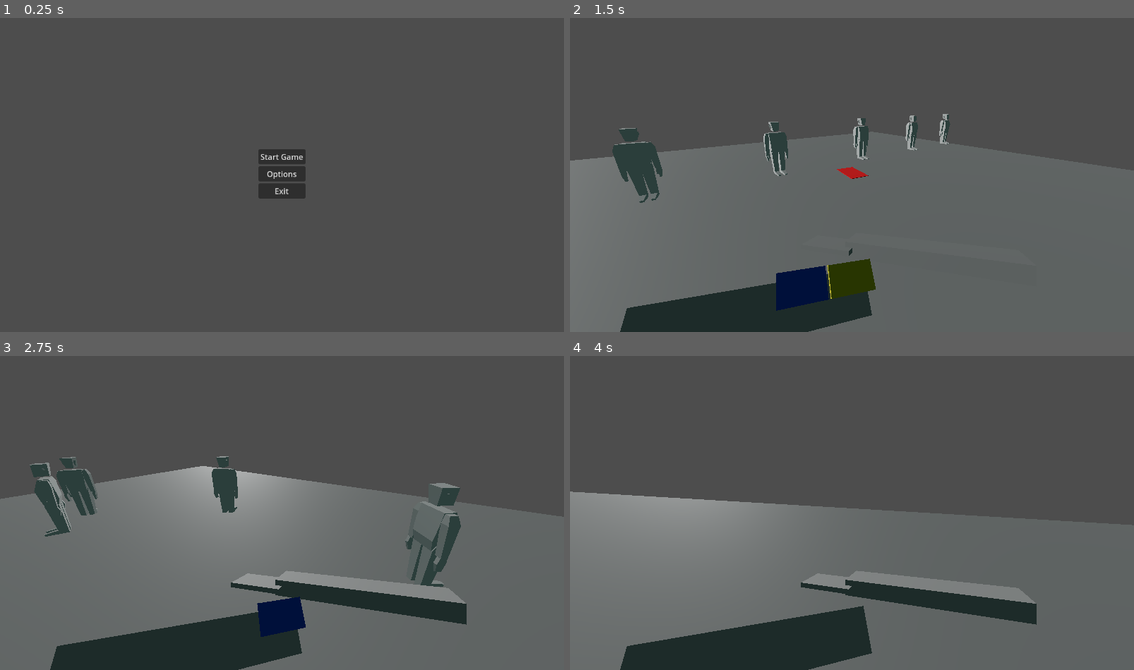
Above: before the commit, frames 1-4 (two rows, left to right).
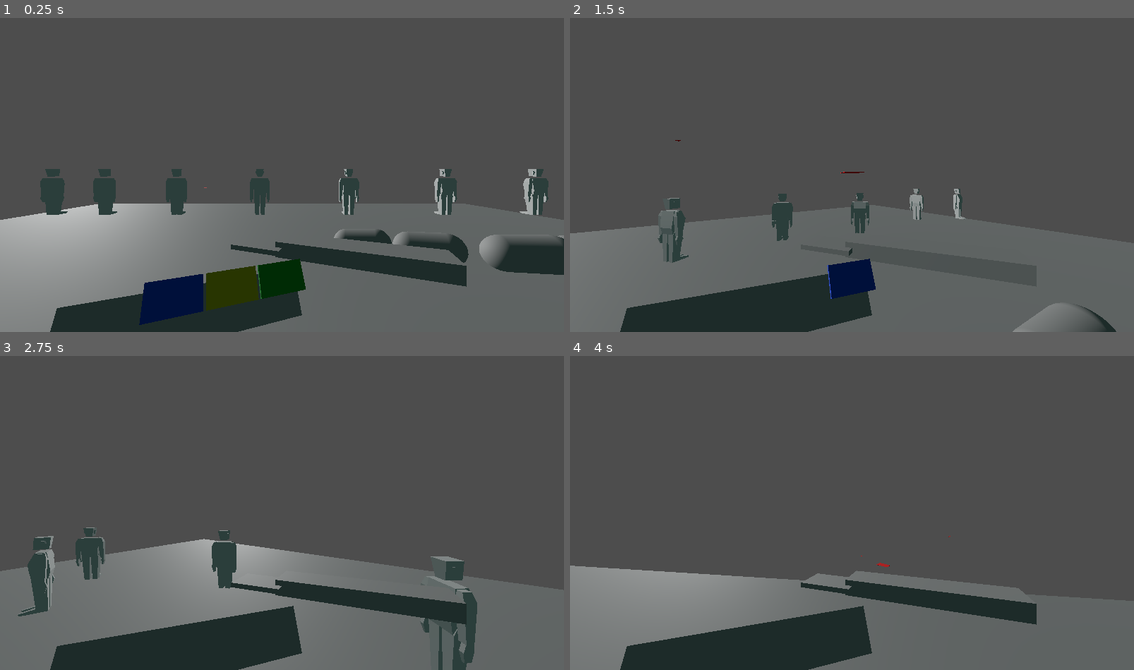
Above: after the commit, the same moments.

Repository: BlackBrad/network-ninja
Game: Godot game, scene res://scenes/test_level.tscn
Two runs of this game, one before a commit and one after it. Both use one fixed random seed, a clock stepped at 60 frames per second and the inputs below. Before the commit the project starts from res://scenes/main_menu.tscn.
Inputs (mouse positions are in pixels of both pictures, inside the frame that each line leads up to):
- Up to frame 1 (0.25 s): no input
- Up to frame 2 (1.5 s): click (852, 156) at 0.5 s, where only the run before the commit has a clickable "Start Game"; tap Enter (ui_accept) at 1.25 s; move the mouse to (880, 171) at 1.27 s; hold W (move_forward) from 1.28 s (still down); click (880, 171) at 1.35 s
- Up to frame 3 (2.75 s): keep holding W (move_forward); tap Enter (ui_accept) at 1.52, 2.27 s; move the mouse to (253, 513) at 2.02 s; click (253, 513) at 2.1 s
- Up to frame 4 (4 s): keep holding W (move_forward); move the mouse to (863, 506) at 2.77 s; click (863, 506) at 2.85 s; move the mouse to (846, 516) at 3.52 s; click (846, 516) at 3.6 s; tap Enter (ui_accept) at 3.77 s

The runs differ from the first frame. In frame 1, 32% of the frame differs, in the area x 0-100%, y 41-100%; in frame 2, 14%; in frame 3, 26%; in frame 4, 15%.

Commit message:
Add simulation for networked attendees

Diff:
--- a/project.godot
+++ b/project.godot
@@ -11,7 +11,7 @@
 [application]
 
 config/name="Network-ninja"
-run/main_scene="res://scenes/main_menu.tscn"
+run/main_scene="res://scenes/test_level.tscn"
 config/features=PackedStringArray("4.1", "GL Compatibility")
 config/icon="res://icon.svg"
 
@@ -60,6 +60,11 @@
 "events": [Object(InputEventKey,"resource_local_to_scene":false,"resource_name":"","device":-1,"window_id":0,"alt_press …(182 unchanged characters)…
 ]
 }
+trigger_seagal={
+"deadzone": 0.5,
+"events": [Object(InputEventKey,"resource_local_to_scene":false,"resource_name":"","device":-1,"window_id":0,"alt_pressed":false,"shift_pressed":false,"ctrl_pressed":false,"meta_pressed":false,"pressed":false,"keycode":0,"physical_keycode":4194332,"key_label":0,"unicode":0,"echo":false,"script":null)
+]
+}
 
 [rendering]
 
--- a/scenes/atendee.tscn
+++ b/scenes/atendee.tscn
@@ -25,7 +25,7 @@
 shape = SubResource("CapsuleShape3D_fygdp")
 
 [node name="Mesh" parent="." instance=ExtResource("2_abf0s")]
-transform = Transform3D(1, 0, 0, 0, 1, 0, 0, 0, 1, 0, -1, 0)
+transform = Transform3D(-1, 0, -8.74228e-08, 0, 1, 0, 8.74228e-08, 0, -1, 0, -1, 0)
 
 [node name="NetworkedVisualization" type="Node3D" parent="."]
 transform = Transform3D(1, 0, 0, 0, 1, 0, 0, 0, 1, 0, -1, 0)
--- /dev/null
+++ b/scenes/atendee_rigid_body.tscn
@@ -0,0 +1,18 @@
+[gd_scene load_steps=4 format=3 uid="uid://ccic0h7h7ikyr"]
+
+[ext_resource type="Script" path="res://scripts/atendee_rigid_body.gd" id="1_ovjr0"]
+[ext_resource type="PackedScene" uid="uid://chnweoc7cjafl" path="res://assets/WIP_victim/WIP_victim.gltf" id="2_iayht"]
+
+[sub_resource type="CapsuleShape3D" id="CapsuleShape3D_fygdp"]
+
+[node name="RigidBody3D" type="RigidBody3D"]
+mass = 60.0
+script = ExtResource("1_ovjr0")
+
+[node name="CollisionShape3D" type="CollisionShape3D" parent="."]
+shape = SubResource("CapsuleShape3D_fygdp")
+
+[node name="Mesh" parent="." instance=ExtResource("2_iayht")]
+transform = Transform3D(-1, 0, -8.74228e-08, 0, 1, 0, 8.74228e-08, 0, -1, 0, -1, 0)
+
+[node name="PullPoint" type="Node3D" parent="."]
--- a/scenes/player.tscn
+++ b/scenes/player.tscn
@@ -39,16 +39,12 @@
 
 [node name="BusinessCardViewModel0" parent="Pivot/LeftArm" instance=ExtResource("2_cvu7a")]
 transform = Transform3D(0.234941, -6.98492e-09, -5.58794e-08, 6.55651e-07, 0.213042, 5.96046e-08, 5.51343e-07, -4.09782e-08, 0.677986, 0.411926, 0.854376, -0.329046)
-skeleton = NodePath("..")
 
 [node name="BusinessCardViewModel2" parent="Pivot/LeftArm" instance=ExtResource("2_cvu7a")]
 transform = Transform3D(0.234941, -6.98492e-09, -6.51926e-08, 6.55651e-07, 0.213042, 5.96046e-08, 5.51343e-07, -4.84288e-08, 0.677986, 0.163058, 0.854375, -0.329046)
-skeleton = NodePath("..")
 
 [node name="BusinessCardViewModel3" parent="Pivot/LeftArm" instance=ExtResource("2_cvu7a")]
 transform = Transform3D(0.234941, -8.3819e-09, -7.63685e-08, 6.55651e-07, 0.213042, 1.19209e-07, 5.51343e-07, -5.21541e-08, 0.677986, -0.0852501, 0.854374, -0.329046)
-skeleton = NodePath("..")
 
 [node name="BusinessCardViewModel4" parent="Pivot/LeftArm" instance=ExtResource("2_cvu7a")]
 transform = Transform3D(0.234941, -9.77889e-09, -8.9407e-08, 6.55651e-07, 0.213042, 1.19209e-07, 5.51343e-07, -5.58794e-08, 0.677986, -0.335209, 0.854374, -0.329046)
-skeleton = NodePath("..")
--- a/scenes/test_level.tscn
+++ b/scenes/test_level.tscn
@@ -9,9 +9,34 @@
 ambient_light_source = 2
 ambient_light_color = Color(0.243137, 0.341176, 0.329412, 1)
 
+[sub_resource type="Curve3D" id="Curve3D_mc72t"]
+_data = {
+"points": PackedVector3Array(0, 0, 0, 0, 0, 0, 0.519705, 0.0187464, 0.643884, -0.19832, -0.0662155, 0.0487156, 0.19832, 0.0662155, -0.0487156, 1.60011, 0.13924, 1.07206, 0, 0, 0, 0, 0, 0, 1.76395, 0.682754, 0.426758, 0, 0, 0, 0, 0, 0, 0.652574, 0.411345, 0.0717184),
+"tilts": PackedFloat32Array(0, 0, 0, 0)
+}
+point_count = 4
+
+[sub_resource type="CapsuleMesh" id="CapsuleMesh_efkhg"]
+
 [node name="test_level" type="Node3D"]
 
-[node name="Ground" type="CSGBox3D" parent="."]
+[node name="pull_point" type="Node3D" parent="."]
+transform = Transform3D(1, 0, 0, 0, 1, 0, 0, 0, 1, 0, 0, 20.5802)
+
+[node name="CSGCombiner3D" type="CSGCombiner3D" parent="."]
+use_collision = true
+
+[node name="CSGBox3D" type="CSGBox3D" parent="CSGCombiner3D"]
+transform = Transform3D(1, 0, 0, 0, 1, 0, 0, 0, 1, 0, 4, 15)
+size = Vector3(30, 8, 1)
+
+[node name="CSGBox3D2" type="CSGBox3D" parent="CSGCombiner3D"]
+transform = Transform3D(1, 0, 0, 0, 1, 0, 0, 0, 1, 0, 2, 15)
+operation = 2
+size = Vector3(3, 4, 2)
+
+[node name="Ground" type="CSGBox3D" parent="CSGCombiner3D"]
+transform = Transform3D(1, 0, 0, 0, 1, 0, 0, 0, 1, 0, -0.1, 0)
 use_collision = true
 size = Vector3(30, 0.2, 30)
 
@@ -55,3 +80,42 @@
 stream = ExtResource("4_h6h16")
 volume_db = -28.403
 autoplay = true
+
+[node name="Path3D" type="Path3D" parent="."]
+transform = Transform3D(1, 0, 0, 0, 1, 0, 0, 0, 1, 0, 2, 0)
+curve = SubResource("Curve3D_mc72t")
+
+[node name="PathFollow3D" type="PathFollow3D" parent="Path3D"]
+transform = Transform3D(-0.368428, -0.0958741, -0.924699, 3.72528e-09, 0.994667, -0.103129, 0.929654, -0.0379956, -0.366465, 0.519705, 0.0187464, 0.643884)
+
+[node name="MeshInstance3D" type="MeshInstance3D" parent="Path3D/PathFollow3D"]
+transform = Transform3D(0.179043, -3.72529e-09, 3.72529e-09, 3.72529e-09, 3.25963e-09, -0.179043, 0, 0.179043, -2.37487e-08, 0, 0, 0)
+mesh = SubResource("CapsuleMesh_efkhg")
+skeleton = NodePath("../..")
+
+[node name="PathFollow3D2" type="PathFollow3D" parent="Path3D"]
+transform = Transform3D(-0.262179, -0.355349, -0.897211, -0.706568, 0.703936, -0.0723301, 0.657281, 0.614978, -0.435638, 0.84043, 0.0419319, 0.80732)
+progress = 0.361258
+
+[node name="MeshInstance3D" type="MeshInstance3D" parent="Path3D/PathFollow3D2"]
+transform = Transform3D(0.179043, -3.72529e-09, 3.72529e-09, 3.72529e-09, 3.25963e-09, -0.179043, 0, 0.179043, -2.37487e-08, 0, 0, 0)
+mesh = SubResource("CapsuleMesh_efkhg")
+skeleton = NodePath("../..")
+
+[node name="PathFollow3D3" type="PathFollow3D" parent="Path3D"]
+transform = Transform3D(-0.193728, -0.327184, -0.924888, -0.699967, 0.706652, -0.103365, 0.687392, 0.627368, -0.365918, 1.2148, 0.0768277, 0.975483)
+progress = 0.778199
+
+[node name="MeshInstance3D" type="MeshInstance3D" parent="Path3D/PathFollow3D3"]
+transform = Transform3D(0.179043, -3.72529e-09, 3.72529e-09, 3.72529e-09, 3.25963e-09, -0.179043, 0, 0.179043, -2.37487e-08, 0, 0, 0)
+mesh = SubResource("CapsuleMesh_efkhg")
+skeleton = NodePath("../..")
+
+[node name="PathFollow3D4" type="PathFollow3D" parent="Path3D"]
+transform = Transform3D(-0.0678135, -0.275374, -0.958942, -0.682583, 0.713804, -0.156709, 0.727649, 0.643933, -0.236373, 1.44778, 0.106751, 1.05644)
+progress = 1.01599
+
+[node name="MeshInstance3D" type="MeshInstance3D" parent="Path3D/PathFollow3D4"]
+transform = Transform3D(0.179043, -3.72529e-09, 3.72529e-09, 3.72529e-09, 3.25963e-09, -0.179043, 0, 0.179043, -2.37487e-08, 0, 0, 0)
+mesh = SubResource("CapsuleMesh_efkhg")
+skeleton = NodePath("../..")
--- a/scripts/atendee.gd
+++ b/scripts/atendee.gd
@@ -1,5 +1,6 @@
 extends CharacterBody3D
 
+var atendee_rigid_body_prefab = preload("res://scenes/atendee_rigid_body.tscn")
 
 const SPEED = 2.0
 const JUMP_VELOCITY = 4.5
@@ -9,6 +10,8 @@
 
 var _input_dir = Vector2(0, 0)
 var is_networked = false
+var is_observing = false
+var target_to_observe = null
 
 func _ready():
 	update_is_networked()
@@ -22,21 +25,49 @@
 	if not is_on_floor():
 		velocity.y -= gravity * delta
 
-	# Get the input direction and handle the movement/deceleration.
-	# As good practice, you should replace UI actions with custom gameplay actions.
-	var direction = (transform.basis * Vector3(_input_dir.x, 0, _input_dir.y)).normalized()
-	if direction:
-		velocity.x = direction.x * SPEED
-		velocity.z = direction.z * SPEED
+	if is_observing:
+		if target_to_observe == null:
+			# Find nearest attendee who is networked
+			var taken_attendees = get_tree().get_nodes_in_group("taken_attendees")
+			print(taken_attendees)
+			var closest = null
+			var closest_dist = 1000.0
+			for attendee in taken_attendees:
+				var dist = (attendee.global_position - global_position).length()
+				if dist < closest_dist:
+					closest = attendee
+					closest_dist = dist
+
+			# Set to target to observe
+			target_to_observe = closest
+			print("Setting Observing to %s" % closest)
+
+		# Zero velocity
+		velocity.x = 0
+		velocity.z = 0
+
+		# Look at target to observe in horror
+		if target_to_observe:
+			print("Observing %s" % target_to_observe)
+			$Mesh.look_at(target_to_observe.global_position, Vector3.UP, true)
+			$Mesh.rotation.x = 0.0
+			$Mesh.rotation.z = 0.0
 	else:
-		velocity.x = move_toward(velocity.x, 0, SPEED)
-		velocity.z = move_toward(velocity.z, 0, SPEED)
+		# Get the input direction and handle the movement/deceleration.
+		# As good practice, you should replace UI actions with custom gameplay actions.
+		var direction = (transform.basis * Vector3(_input_dir.x, 0, _input_dir.y)).normalized()
+		if direction:
+			velocity.x = direction.x * SPEED
+			velocity.z = direction.z * SPEED
+		else:
+			velocity.x = move_toward(velocity.x, 0, SPEED)
+			velocity.z = move_toward(velocity.z, 0, SPEED)
 
-	move_and_slide()
+		move_and_slide()
 
-	# Face direction of motion
-	if Vector3(velocity.x, 0.0, velocity.z).length() > 0.2:
-		$Mesh.look_at($Mesh.global_position - velocity.normalized())
+		# Face direction of motion
+		if Vector3(velocity.x, 0.0, velocity.z).length() > 0.2:
+			$Mesh.look_at($Mesh.global_position - velocity.normalized())
 
 
 func _on_timer_timeout():
@@ -47,5 +78,18 @@
 
 	$Timer.wait_time = randf_range(1, 5)
 
+func _on_seagal():
+	if is_networked:
+		replace_with_rigid_body()
+	else:
+		is_observing = true
+
 func update_is_networked():
 	$NetworkedVisualization.visible = is_networked
+
+func replace_with_rigid_body():
+	var attendee_rigid_body = atendee_rigid_body_prefab.instantiate()
+	get_parent().add_child(attendee_rigid_body)
+	attendee_rigid_body.transform = transform
+	attendee_rigid_body.add_to_group("taken_attendees")
+	queue_free()
--- /dev/null
+++ b/scripts/atendee_rigid_body.gd
@@ -0,0 +1,7 @@
+extends RigidBody3D
+
+func _physics_process(delta):
+	var pull_point = get_node("/root/test_level/pull_point").global_position
+	var diff = pull_point - global_position
+	var direction = diff.normalized()
+	apply_force(direction * 1000, $PullPoint.position)
--- a/scripts/player.gd
+++ b/scripts/player.gd
@@ -68,6 +68,9 @@
 		_end_drag = _relative_mouse_motion
 		handle_business_card()
 
+	if Input.is_action_just_pressed("trigger_seagal"):
+		get_tree().call_group("attendees", "_on_seagal")
+
 	# Get the input direction and handle the movement/deceleration.
 	# As good practice, you should replace UI actions with custom gameplay actions.
 	var input_dir = Input.get_vector("move_left", "move_right", "move_forward", "move_backward")
--- /dev/null
+++ b/settings.cfg
@@ -0,0 +1,5 @@
+[AUDIO]
+
+General=50.0
+Music=50.0
+SFX=50.0
Not shown: 1 places in scenes/test_level.tscn that only renumber resources
